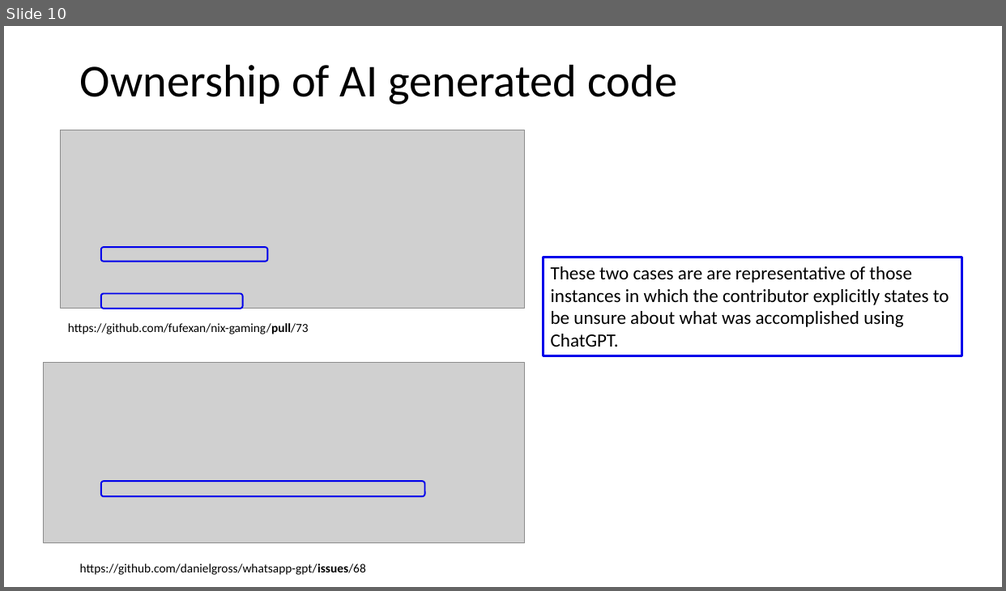
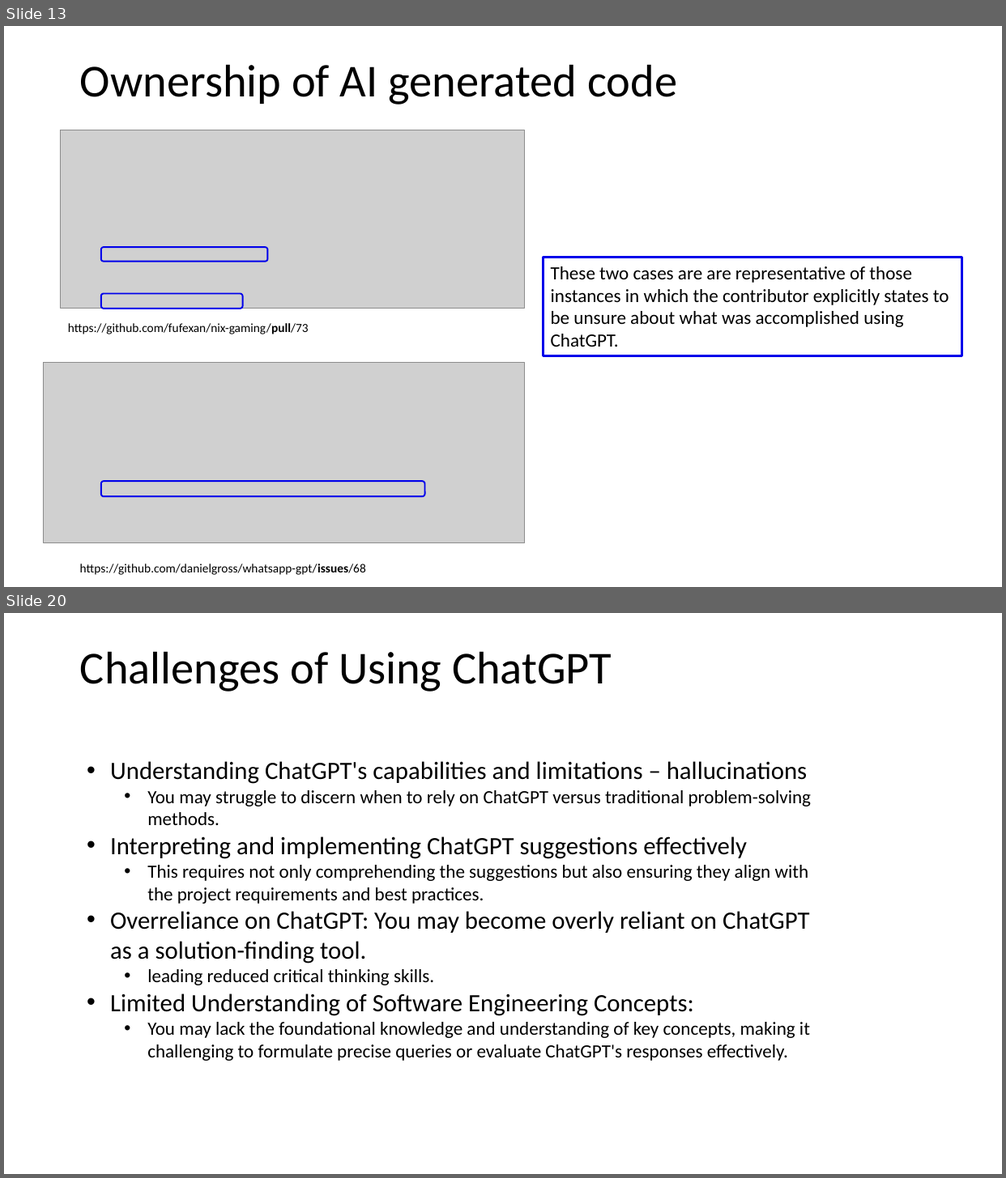
Before and after one commit to johnxu21/johnxu21.github.io, a slide deck: teaching/CS472/Timetable/LLM.pptx. Shown one above the other, each under a label of ours: slide 10 before the commit, slides 13 and 20 after it; the slides between them are not shown. The pictures are 1006x591 and 1006x1178 pixels, drawn with LibreOffice and Linux fonts; fonts in the diff are those of the drawing; grey boxes stand for pictures. Boxes give left, top, right and bottom in pixels: in the first picture for what was removed or moved away, otherwise in the second. Text is boxed around its words. In the diff, an @@ line names an element or a change of style, - is before the commit and + after.

Commit message:
ChatPGT tasks

```diff
--- a/teaching/CS472/Timetable/LLM.pptx
+++ b/teaching/CS472/Timetable/LLM.pptx
@@ slide 20 added at (4, 613, 1002, 1174), background #FFFFFF @@
@@ title added at (80, 651, 612, 692), 44 pt, text #000000 @@
+Challenges of Using ChatGPT
@@ text added at (110, 761, 812, 1061), 18 pt, text #000000 @@
+• Understanding ChatGPT's capabilities and limitations – hallucinations
+  • You may struggle to discern when to rely on ChatGPT versus traditional problem-solving methods.
+• Interpreting and implementing ChatGPT suggestions effectively
+  • This requires not only comprehending the suggestions but also ensuring they align with the project requirements and best practices.
+• Overreliance on ChatGPT: You may become overly reliant on ChatGPT as a solution-finding tool.
+  • leading reduced critical thinking skills.
+• Limited Understanding of Software Engineering Concepts:
+  • You may lack the foundational knowledge and understanding of key concepts, making it challenging to formulate precise queries or evaluate ChatGPT's responses effectively.
@@ what was slide 10 is now slide 13 @@
```
Also in this commit, not shown: 5 slides changed, 9 other slides added, 3 other files.
